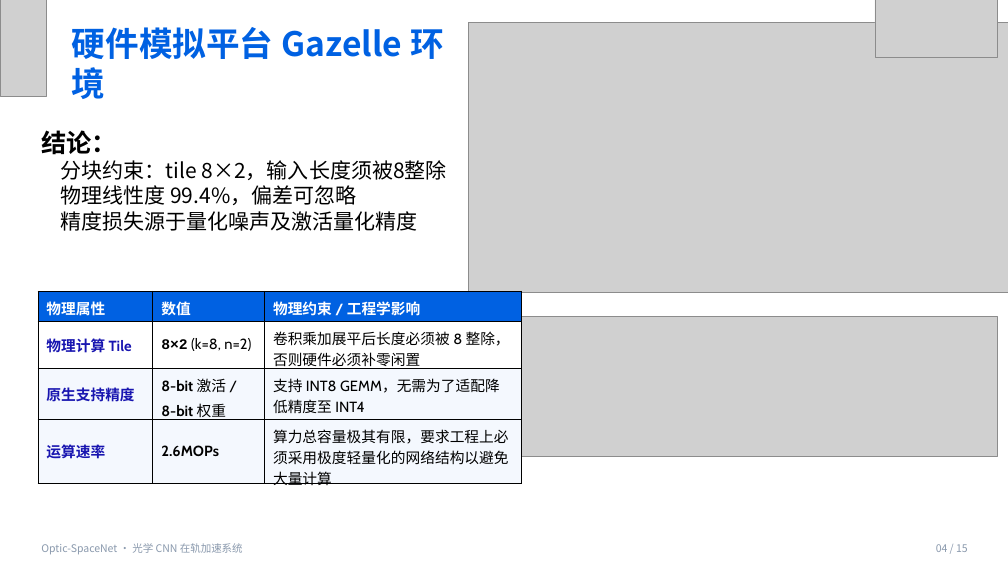
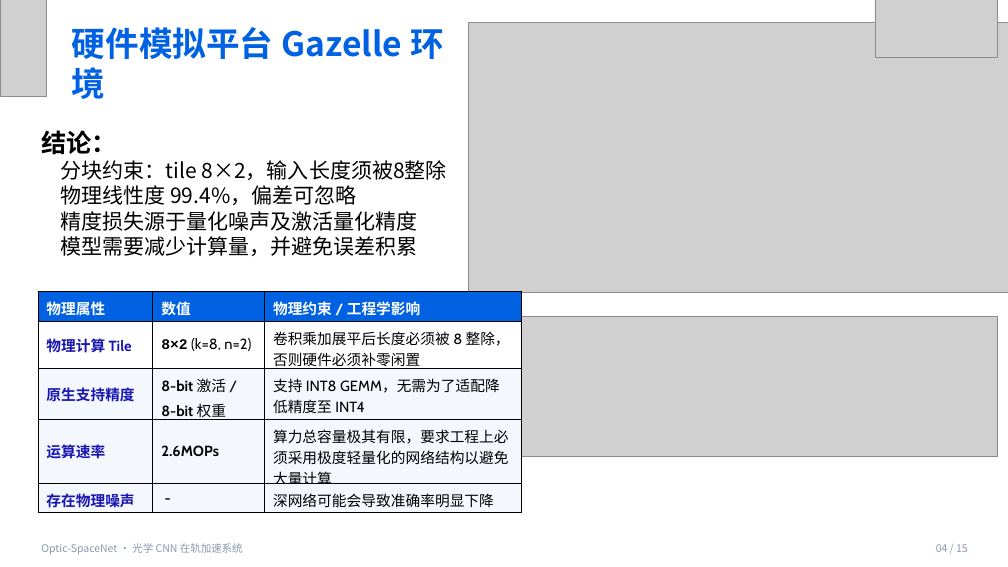
Before and after one commit to lhh010/Optic-SpaceNet-Final, a slide deck: slide 4 of 复赛文档/答辩ppt-CICC1003564-final.pptx. Drawn at 1008x567 pixels with LibreOffice and Linux fonts; fonts in the diff are those of the drawing; grey boxes stand for pictures. Boxes give left, top, right and bottom in pixels: in the first picture for what was removed or moved away, otherwise in the second. Text is boxed around its words. In the diff, an @@ line names an element or a change of style, - is before the commit and + after.

```diff
--- a/复赛文档/答辩ppt-CICC1003564-final.pptx
+++ b/复赛文档/答辩ppt-CICC1003564-final.pptx
@@ text at bbox=[60, 236, 418, 256]: paragraph added @@
+模型需要减少计算量，并避免误差积累
@@ table at bbox=[38, 291, 522, 513] @@
+row 5: 存在物理噪声 | - | 深网络可能会导致准确率明显下降
```
Also in this commit, not shown: 3 other slides changed, 1 other file.
